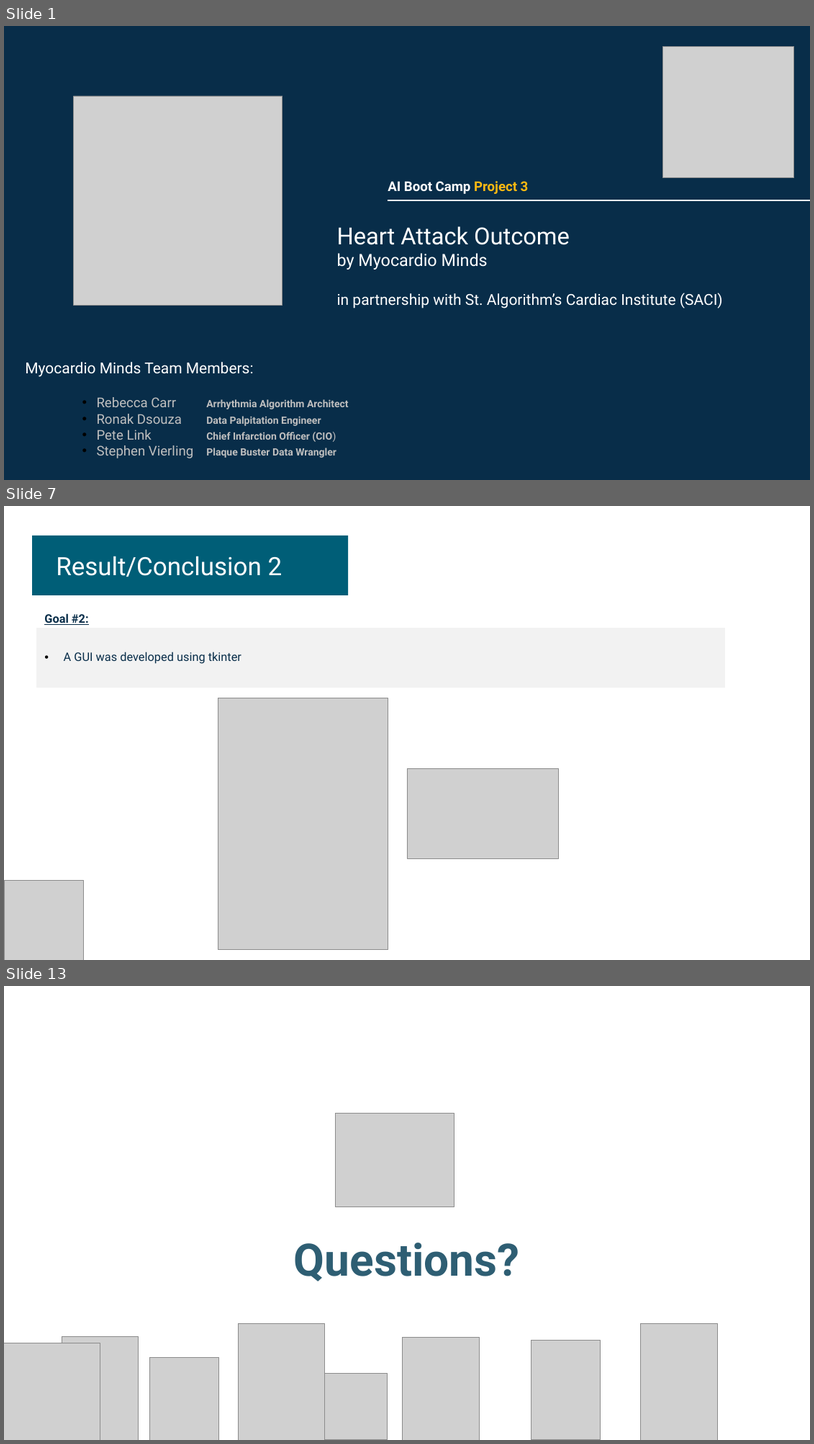
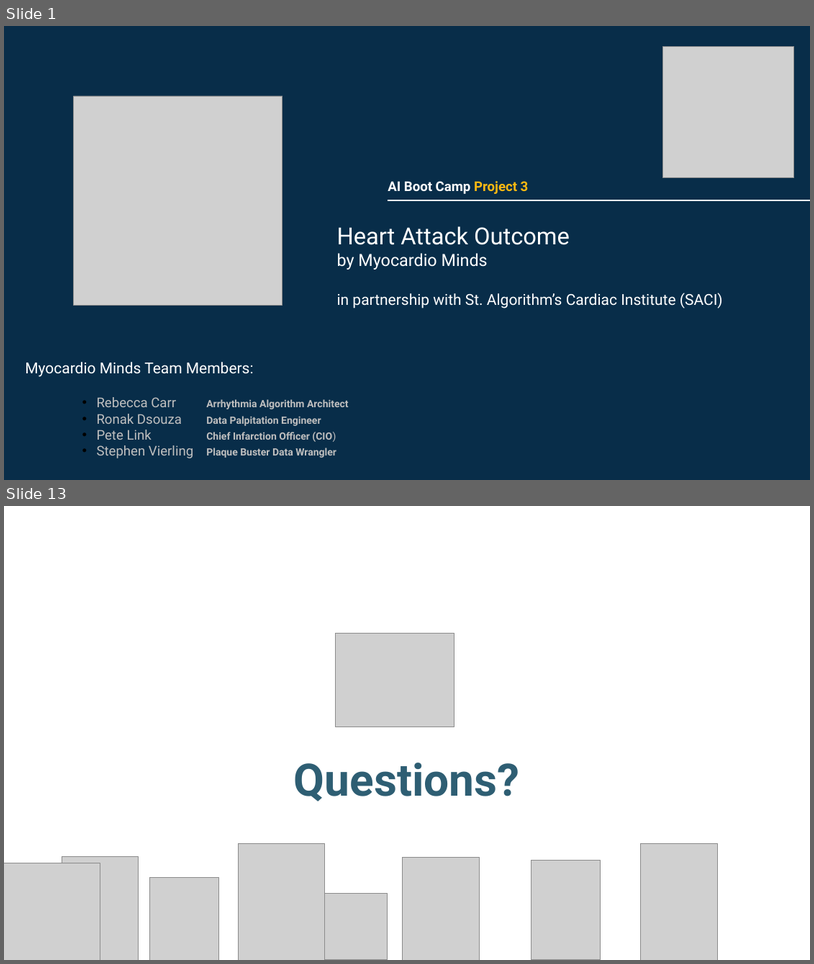
Before and after one commit to Pete1001/heart_attack_outcome, a slide deck: heart_attack_outcome.v1.3.pptx. Shown one above the other, each under a label of ours: slides 1, 7 and 13 before the commit, slides 1 and 13 after it; the slides between them are not shown. The pictures are 814x1444 and 814x964 pixels, drawn with LibreOffice and Linux fonts; fonts in the diff are those of the drawing; grey boxes stand for pictures. Boxes give left, top, right and bottom in pixels: in the first picture for what was removed or moved away, otherwise in the second. Text is boxed around its words. In the diff, an @@ line names an element or a change of style, - is before the commit and + after.

```diff
--- a/heart_attack_outcome.v1.3.pptx
+++ b/heart_attack_outcome.v1.3.pptx
@@ slide 7 removed at (4,506,810,960), background #FFFFFF @@
@@ rectangle removed at (32,536,349,595) @@
@@ text removed at (56,556,283,577) @@
-Result/Conclusion 2
@@ rectangle removed at (36,628,725,687) @@
-Goal #2:
-• A GUI was developed using tkinter
@@ picture removed at (218,698,388,950) @@
@@ picture removed at (407,768,559,858) @@
@@ picture removed at (4,880,83,960) @@
```
Also in this commit, not shown: 10 slides changed, 1 slide added.
